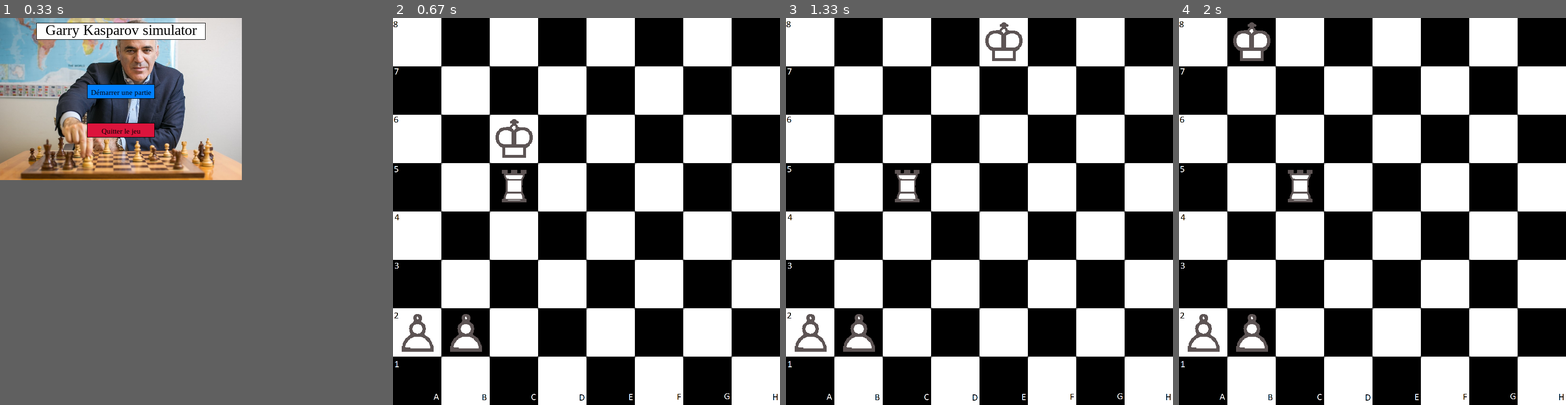
Above: before the commit, frames 1-4 (left to right).
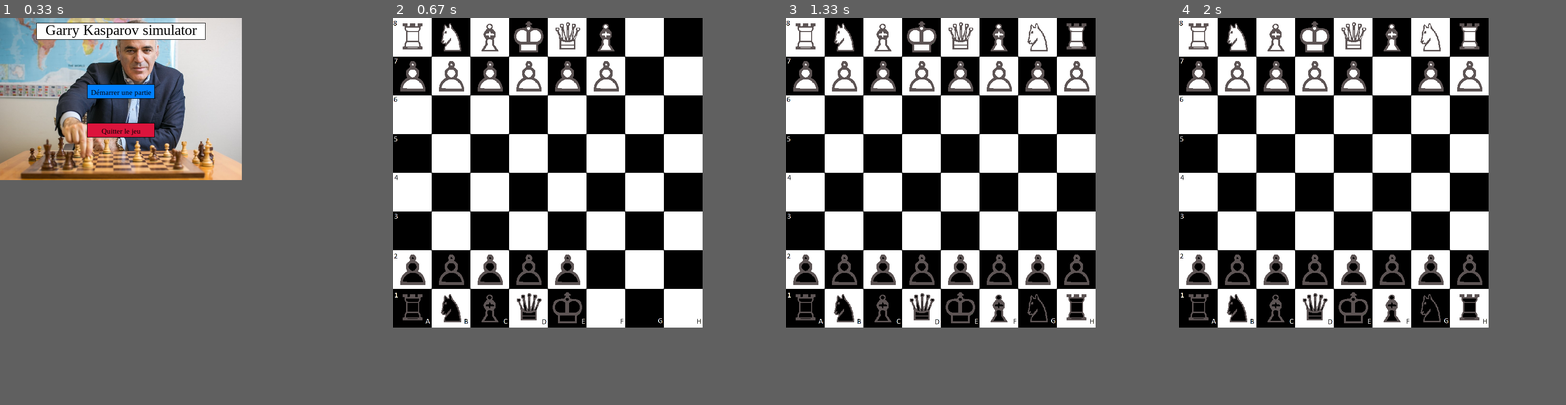
Above: after the commit, the same moments.

Repository: Tibo-Mllr/Chess-Game
Game: pygame game, started from Interface/Graphique.py
The game is run twice, just before and just after one commit, with the same random seed, the same clock (stepped at 60 frames per second) and the same inputs.
Inputs (mouse positions are in pixels of both pictures, inside the frame that each line leads up to):
- Up to frame 1 (0.33 s): no input
- Up to frame 2 (0.67 s): click (512, 99) at 0.42 s
- Up to frame 3 (1.33 s): click (971, 242) at 0.72 s; click (987, 64) at 1.05 s
- Up to frame 4 (2 s): click (1252, 56) at 1.38 s
In our replay, in frame 2 the window is 800x800 before the commit and 640x640 after it. These sizes can differ from the game's own. Grey fills any space a smaller window leaves; there, only what the larger window draws over its background counts as a difference.

Frame 1 is identical in both runs. In frame 2, 51% of the frame differs, in the area x 0-100%, y 0-100%; in frame 3, 52%; in frame 4, 52%.

Commit message:
Mouvement graphique

Diff:
--- a/Interface/Graphique.py
+++ b/Interface/Graphique.py
@@ -2,8 +2,9 @@
 from pygame import image
 from pygame.locals import *
 from pygame.constants import RESIZABLE
-import sys
 import time
+
+
 
 pygame.init()
 
@@ -11,49 +12,90 @@
 
 def Echiquier():
 	#Création de la fenêtre
-	fenetre = pygame.display.set_mode((800, 800), RESIZABLE)
+	fenetre = pygame.display.set_mode((640, 640), RESIZABLE)
 
 	#Importation du fond
 	Damier = image.load("Interface/Damier.png").convert()
-	Damier = pygame.transform.scale(Damier, (800, 800))
+	Damier = pygame.transform.scale(Damier, (640, 640))
 	fenetre.blit(Damier, (0,0))
 
 	#Importation des poèces
 	#Importation des pièces blanches
 	PionBlanc = image.load("Interface/Pièces/PionBlanc.png").convert_alpha()
-	PionBlanc1 = pygame.transform.scale(PionBlanc, (100, 100))
-	PionBlanc2 = pygame.transform.scale(PionBlanc, (100, 100))
-	PionBlanc3 = pygame.transform.scale(PionBlanc, (100, 100))
-	PionBlanc4 = pygame.transform.scale(PionBlanc, (100, 100))
-	PionBlanc5 = pygame.transform.scale(PionBlanc, (100, 100))
-	PionBlanc6 = pygame.transform.scale(PionBlanc, (100, 100))
-	PionBlanc7 = pygame.transform.scale(PionBlanc, (100, 100))
-	PionBlanc8 = pygame.transform.scale(PionBlanc, (100, 100))
-	fenetre.blit(PionBlanc1, (0, 600))
-	fenetre.blit(PionBlanc2, (100, 600))
+	PionBlanc1 = pygame.transform.scale(PionBlanc, (80, 80))
+	PionBlanc2 = pygame.transform.scale(PionBlanc, (80, 80))
+	PionBlanc3 = pygame.transform.scale(PionBlanc, (80, 80))
+	PionBlanc4 = pygame.transform.scale(PionBlanc, (80, 80))
+	PionBlanc5 = pygame.transform.scale(PionBlanc, (80, 80))
+	PionBlanc6 = pygame.transform.scale(PionBlanc, (80, 80))
+	PionBlanc7 = pygame.transform.scale(PionBlanc, (80, 80))
+	PionBlanc8 = pygame.transform.scale(PionBlanc, (80, 80))
 
 	TourBlanche = image.load("Interface/Pièces/TourBlanche.png").convert_alpha()
-	TourBlanche1 = pygame.transform.scale(TourBlanche, (100, 100))
-	TourBlanche2 = pygame.transform.scale(TourBlanche, (100, 100))
+	TourBlanche1 = pygame.transform.scale(TourBlanche, (80, 80))
+	TourBlanche2 = pygame.transform.scale(TourBlanche, (80, 80))
 
 	CavalierBlanc = image.load("Interface/Pièces/CavalierBlanc.png").convert_alpha()
-	CavalierBlanc1 = pygame.transform.scale(CavalierBlanc, (100, 100))
-	CavalierBlanc2 = pygame.transform.scale(CavalierBlanc, (100, 100))
+	CavalierBlanc1 = pygame.transform.scale(CavalierBlanc, (80, 80))
+	CavalierBlanc2 = pygame.transform.scale(CavalierBlanc, (80, 80))
 
 	FouBlanc = image.load("Interface/Pièces/FouBlanc.png").convert_alpha()
-	FouBlanc1 = pygame.transform.scale(FouBlanc, (100, 100))
-	FouBlanc2 = pygame.transform.scale(FouBlanc, (100, 100))
+	FouBlanc1 = pygame.transform.scale(FouBlanc, (80, 80))
+	FouBlanc2 = pygame.transform.scale(FouBlanc, (80, 80))
 
 	RoiBlanc = image.load("Interface/Pièces/RoiBlanc.png").convert_alpha()
-	RoiBlanc = pygame.transform.scale(RoiBlanc, (100, 100))
-	RoiBlanc_x = 200
-	RoiBlanc_y = 200
-	fenetre.blit(RoiBlanc,(RoiBlanc_x, RoiBlanc_y))
+	RoiBlanc = pygame.transform.scale(RoiBlanc, (80, 80))
 
 	ReineBlanche = image.load("Interface/Pièces/ReineBlanche.png").convert_alpha()
-	ReineBlanche = pygame.transform.scale(ReineBlanche, (100,100))
+	ReineBlanche = pygame.transform.scale(ReineBlanche, (80,80))
 
-	pygame.display.flip()
+
+	#Importation des pièces noires
+	PionNoir = image.load("Interface/Pièces/PionNoir.png").convert_alpha()
+	PionNoir1 = pygame.transform.scale(PionNoir, (80, 80))
+	PionNoir2 = pygame.transform.scale(PionNoir, (80, 80))
+	PionNoir3 = pygame.transform.scale(PionNoir, (80, 80))
+	PionNoir4 = pygame.transform.scale(PionNoir, (80, 80))
+	PionNoir5 = pygame.transform.scale(PionNoir, (80, 80))
+	PionNoir6 = pygame.transform.scale(PionNoir, (80, 80))
+	PionNoir7 = pygame.transform.scale(PionNoir, (80, 80))
+	PionNoir8 = pygame.transform.scale(PionNoir, (80, 80))
+
+	TourNoire = image.load("Interface/Pièces/TourNoire.png").convert_alpha()
+	TourNoire1 = pygame.transform.scale(TourNoire, (80, 80))
+	TourNoire2 = pygame.transform.scale(TourNoire, (80, 80))
+
+	CavalierNoir = image.load("Interface/Pièces/CavalierNoir.png").convert_alpha()
+	CavalierNoir1 = pygame.transform.scale(CavalierNoir, (80, 80))
+	CavalierNoir2 = pygame.transform.scale(CavalierNoir, (80, 80))
+
+	FouNoir = image.load("Interface/Pièces/FouNoir.png").convert_alpha()
+	FouNoir1 = pygame.transform.scale(FouNoir, (80, 80))
+	FouNoir2 = pygame.transform.scale(FouNoir, (80, 80))
+
+	RoiNoir = image.load("Interface/Pièces/RoiNoir.png").convert_alpha()
+	RoiNoir = pygame.transform.scale(RoiNoir, (80, 80))
+
+	ReineNoire = image.load("Interface/Pièces/ReineNoire.png").convert_alpha()
+	ReineNoire = pygame.transform.scale(ReineNoire, (80,80))
+
+	plateau = {(0, 0): TourBlanche1, (0, 1): PionBlanc1, (0, 2): '', (0, 3): '', (0, 4): '', (0, 5): '', (0, 6): PionNoir1, (0, 7): TourNoire1,
+           (1, 0): CavalierBlanc1, (1, 1): PionBlanc2, (1, 2): '', (1, 3): '', (1, 4): '', (1, 5): '', (1, 6): PionNoir2, (1, 7): CavalierNoir1,
+           (2, 0): FouBlanc1, (2, 1): PionBlanc3, (2, 2): '', (2, 3): '', (2, 4): '', (2, 5): '', (2, 6): PionNoir3, (2, 7): FouNoir1,
+           (3, 0): RoiBlanc, (3, 1): PionBlanc4, (3, 2): '', (3, 3): '', (3, 4): '', (3, 5): '', (3, 6): PionNoir4, (3, 7): ReineNoire,
+           (4, 0): ReineBlanche, (4, 1): PionBlanc5, (4, 2): '', (4, 3): '', (4, 4): '', (4, 5): '', (4, 6): PionNoir5, (4, 7): RoiNoir,
+           (5, 0): FouBlanc2, (5, 1): PionBlanc6, (5, 2): '', (5, 3): '', (5, 4): '', (5, 5): '', (5, 6): PionNoir6, (5, 7): FouNoir2,
+           (6, 0): CavalierBlanc2, (6, 1): PionBlanc7, (6, 2): '', (6, 3): '', (6, 4): '', (6, 5): '', (6, 6): PionNoir7, (6, 7): CavalierNoir2,
+           (7, 0): TourBlanche2, (7, 1): PionBlanc8, (7, 2): '', (7, 3): '', (7, 4): '', (7, 5): '', (7, 6): PionNoir8, (7, 7): TourNoire2}
+
+	for cle, valeur in plateau.items():
+		if valeur == '':
+			pass
+		else :
+			fenetre.blit(valeur, (cle[0]*80, cle[1]*80))
+
+		#Rafraichissement
+		pygame.display.flip()
 
 	while True:
 		for event in pygame.event.get():    #On parcours la liste de tous les événements reçus
@@ -62,17 +104,31 @@
 				MenuStart()
 			if event.type == MOUSEBUTTONDOWN:
 				if event.button == 1:	#Si clic gauche
-					RoiBlanc_x = int(event.pos[0]/100)*100
-					RoiBlanc_y = int(event.pos[1]/100)*100
+					mouse = event.pos
+					if plateau[int(mouse[0]/80), int(mouse[1]/80)] =='':
+						pass
+					else:
+						event_happened = False
+						while not event_happened:
+							event = pygame.event.wait()
+							if event.type == MOUSEBUTTONDOWN:
+								if event.button == 1:	#Si clic gauche
+									mouse2 = event.pos
+									plateau[(int(mouse2[0]/80),int(mouse2[1]/80))]= plateau[(int(mouse[0]/80), int(mouse[1]/80))]
+									plateau[(int(mouse[0]/80), int(mouse[1]/80))] = ''
+									event_happened = True
 
-	#Re-collage
+
+		#Re-collage
 		fenetre.blit(Damier, (0,0))
-		fenetre.blit(RoiBlanc, (RoiBlanc_x, RoiBlanc_y))
-		fenetre.blit(TourBlanche1, (200,300))
-		fenetre.blit(PionBlanc1, (0, 600))
-		fenetre.blit(PionBlanc2, (100, 600))
+		for cle, valeur in plateau.items():
+			if valeur == '':
+					pass
+			else :
+				fenetre.blit(valeur, (cle[0]*80, cle[1]*80))
 		#Rafraichissement
 		pygame.display.flip()
+
 
 def CréationTexte(text, font, couleur):
     textSurface = font.render(text, True, couleur)
